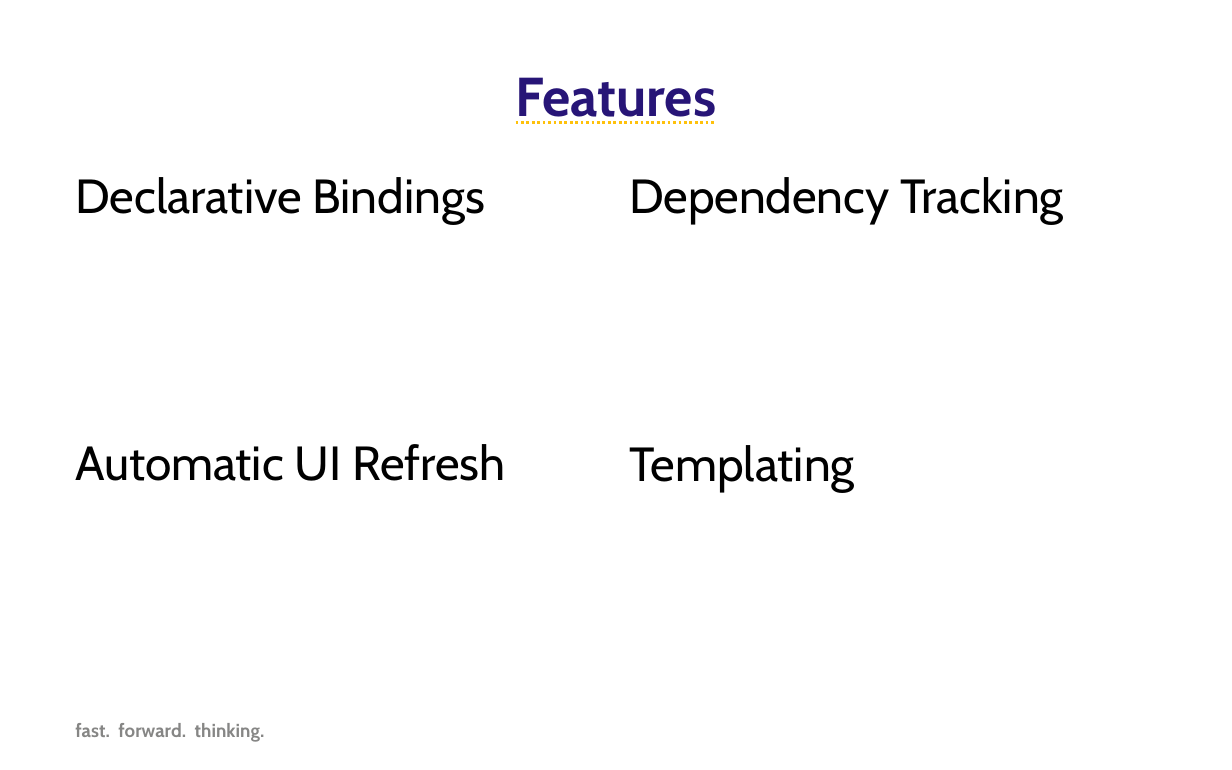
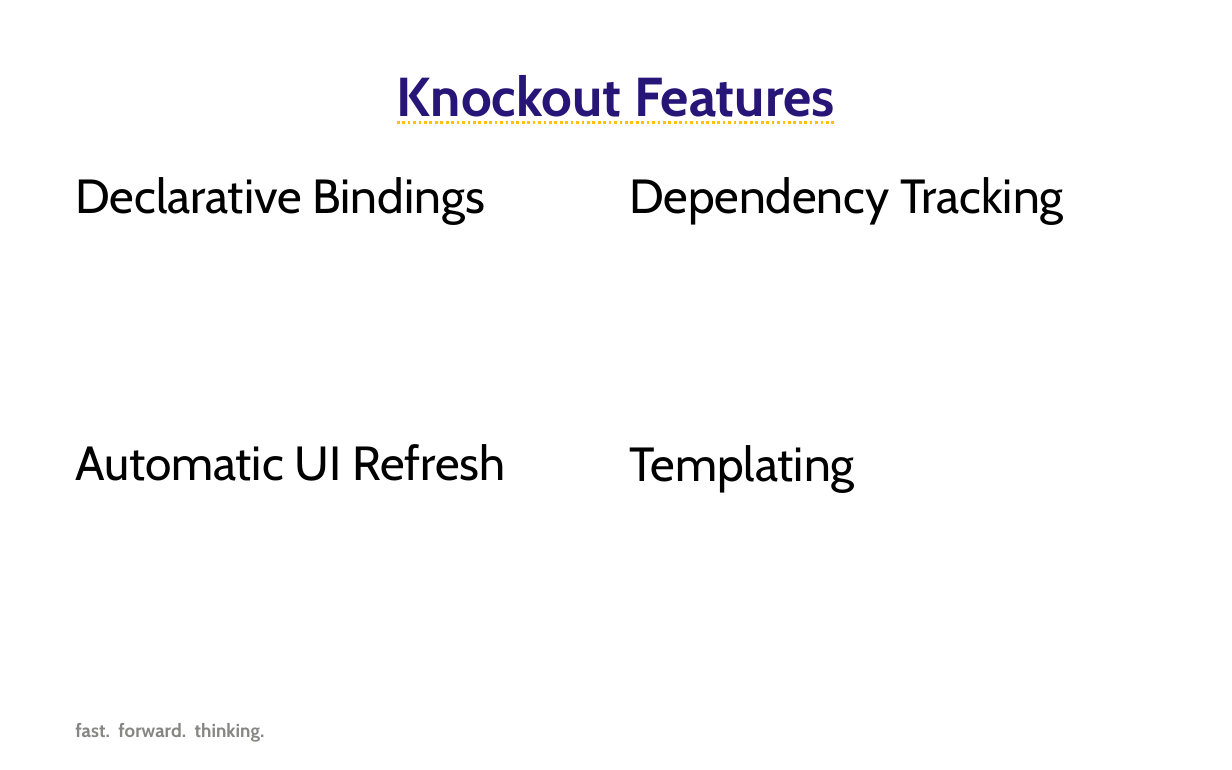
Before and after one commit to SteveDuitsman/MVVM_Examples, a slide deck: slide 5 of Forward Thinking KnockoutJS.pptx (slide 4 before the commit). Drawn at 1232x770 pixels with LibreOffice and Linux fonts; fonts in the diff are those of the drawing; background and template pictures are left out. Boxes give left, top, right and bottom in pixels: in the first picture for what was removed or moved away, otherwise in the second. Text is boxed around its words. In the diff, an @@ line names an element or a change of style, - is before the commit and + after.

```diff
--- a/Forward Thinking KnockoutJS.pptx
+++ b/Forward Thinking KnockoutJS.pptx
@@ title at [397, 75, 835, 124]: text changed @@
-Features
+Knockout Features
```
Also in this commit, not shown: 2 other slides changed.
